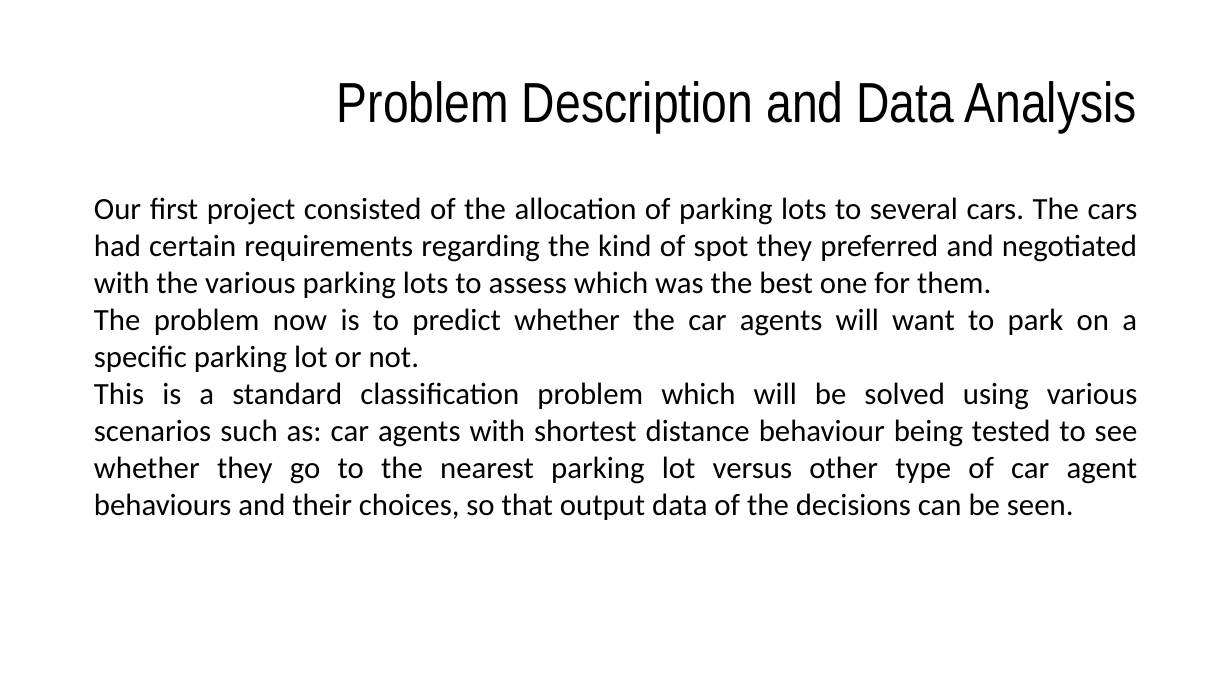
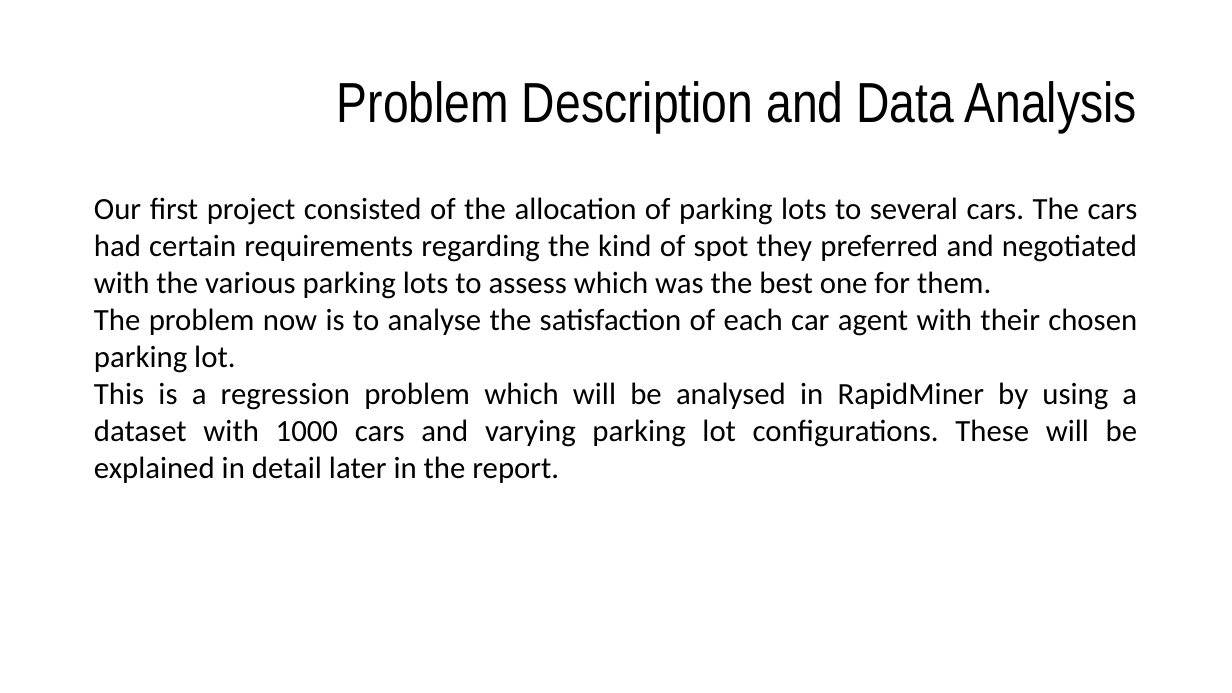
Before and after one commit to EZSPECIAL/AIAD18-19, a slide deck: slide 2 of TP2/docs/report.pptx. Drawn at 1232x693 pixels with LibreOffice and Linux fonts; fonts in the diff are those of the drawing. Boxes give left, top, right and bottom in pixels: in the first picture for what was removed or moved away, otherwise in the second. Text is boxed around its words. In the diff, an @@ line names an element or a change of style, - is before the commit and + after.

Commit message:
Update report with topics / Add classification data

```diff
--- a/TP2/docs/report.pptx
+++ b/TP2/docs/report.pptx
@@ text at (x1=94, y1=308, x2=1137, y2=483): text changed @@
-The problem now is to predict whether the car agents will want to park on a specific parking lot or not.
-This is a standard classification problem which will be solved using various scenarios such as: car agents with shortest distance behaviour being tested to see whether they go to the nearest parking lot versus other type of car agent behaviours and their choices, so that output data of the decisions can be seen.
+The problem now is to analyse the satisfaction of each car agent with their chosen parking lot.
+This is a regression problem which will be analysed in RapidMiner by using a dataset with 1000 cars and varying parking lot configurations. These will be explained in detail later in the report.
```
Also in this commit, not shown: 6 other slides changed, 1 other file.
